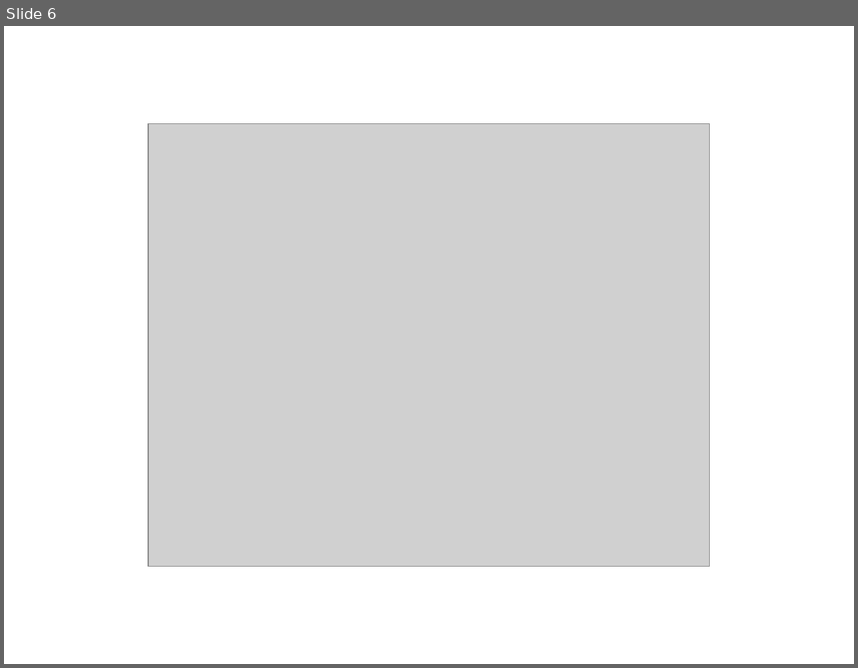
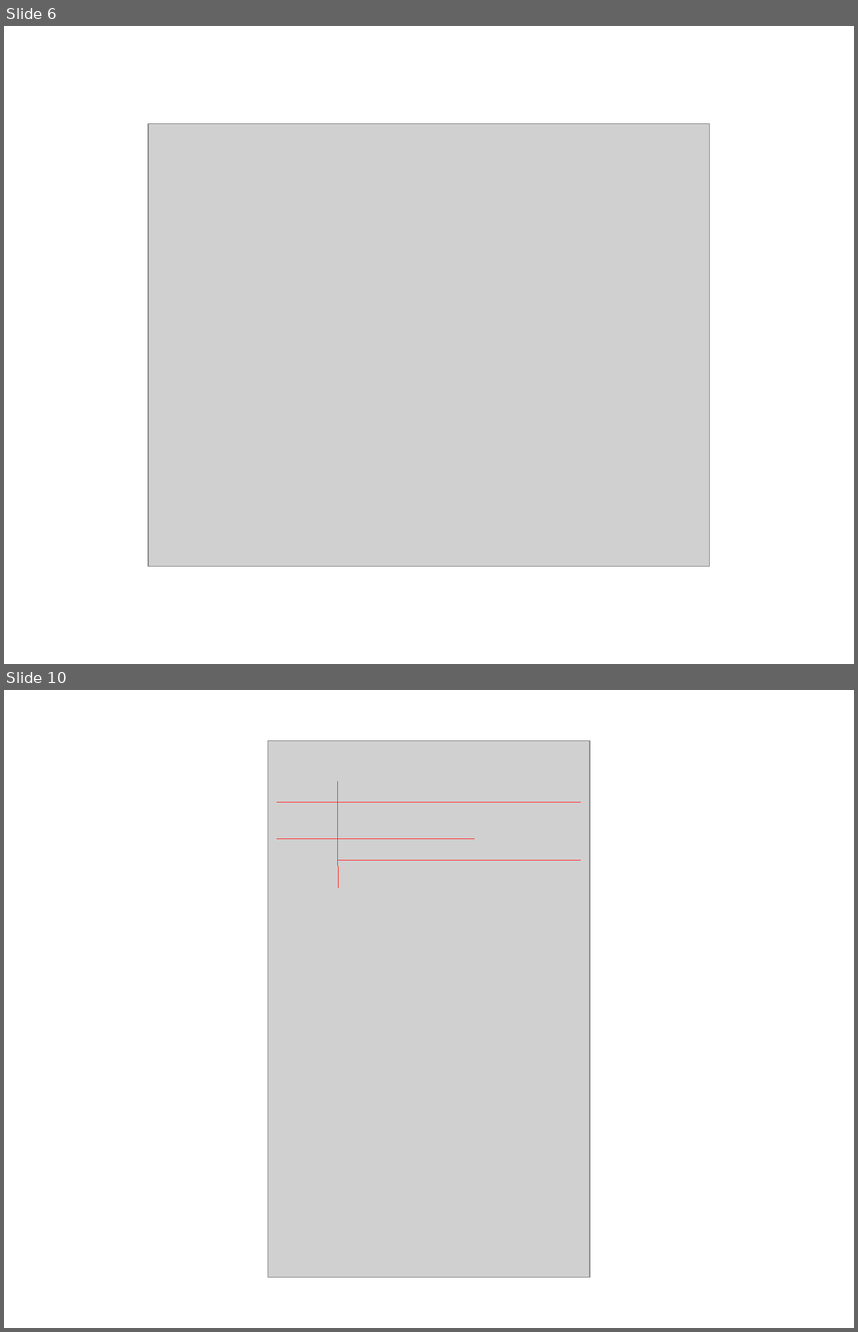
Before and after one commit to torkleyy/school-presentation, a slide deck: doc/presentation.odp. Shown one above the other, each under a label of ours: slide 6 before the commit, slides 6 and 10 after it; the slides between them are not shown. The pictures are 858x668 and 858x1332 pixels, drawn with LibreOffice and Linux fonts; fonts in the diff are those of the drawing; grey boxes stand for pictures; background and template pictures are left out. Boxes give left, top, right and bottom in pixels: in the first picture for what was removed or moved away, otherwise in the second. Text is boxed around its words. In the diff, an @@ line names an element or a change of style, - is before the commit and + after.

```diff
--- a/doc/presentation.odp
+++ b/doc/presentation.odp
@@ slide 10 added at [4, 690, 854, 1328], background picture (left out) @@
@@ picture added at [268, 741, 590, 1278] @@
@@ line added from (338, 781) to (338, 887), #FF3333 0 pt @@
@@ line added from (277, 802) to (581, 802), #FF3333 0 pt @@
@@ line added from (277, 839) to (475, 839), #FF3333 0 pt @@
@@ line added from (338, 860) to (581, 860), #FF3333 0 pt @@
```
Also in this commit, not shown: 4 slides changed, 11 other slides added, 2 slides removed, 2 other files.
